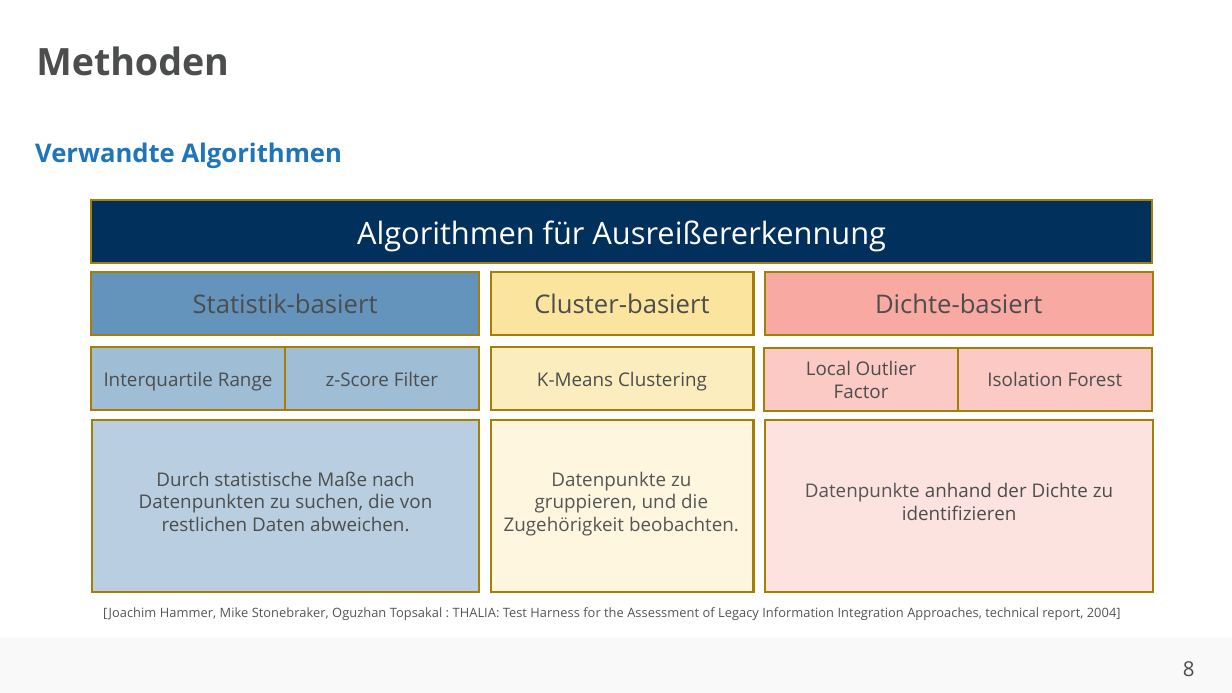
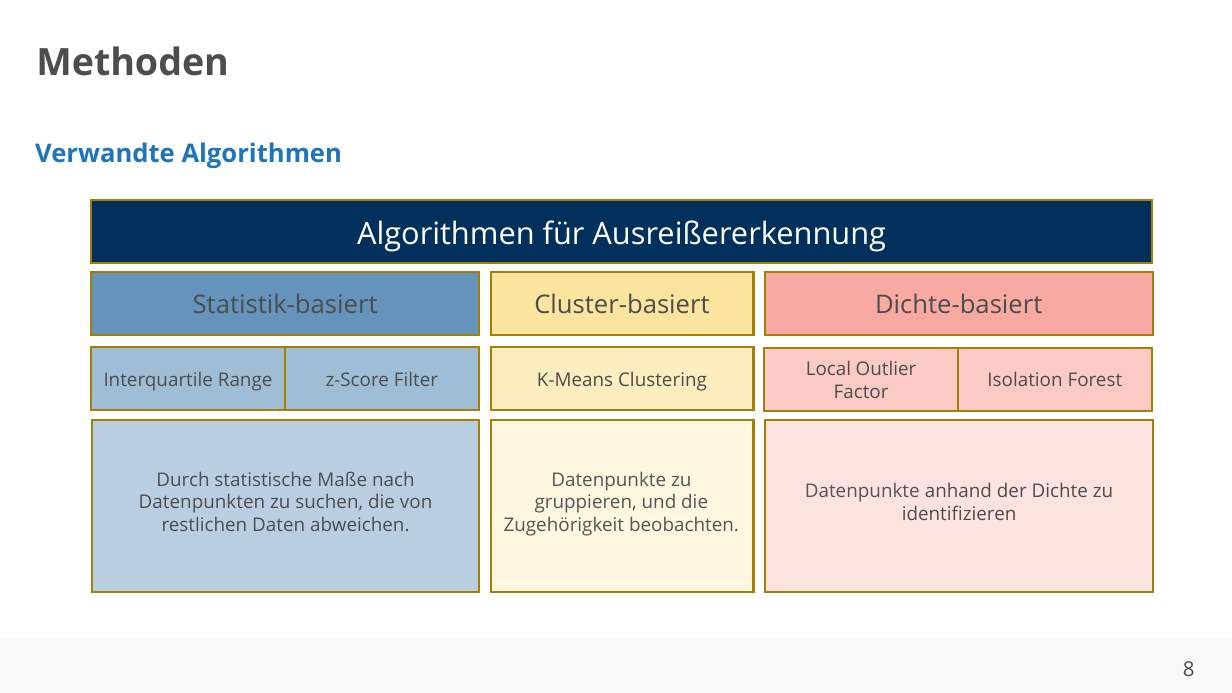
Before and after one commit to ahndavin/Abschlussarbeit_Bachelor, a slide deck: slide 8 of Kolloquium/Kolloquium.pptx. Drawn at 1232x693 pixels with LibreOffice and Linux fonts; fonts in the diff are those of the drawing; background and template pictures are left out. Boxes give left, top, right and bottom in pixels: in the first picture for what was removed or moved away, otherwise in the second. Text is boxed around its words. In the diff, an @@ line names an element or a change of style, - is before the commit and + after.

Commit message:
update

```diff
--- a/Kolloquium/Kolloquium.pptx
+++ b/Kolloquium/Kolloquium.pptx
@@ text removed at [103,607,1121,620] @@
-[Joachim Hammer, Mike Stonebraker, Oguzhan Topsakal : THALIA: Test Harness for the Assessment of Legacy Information Integration Approaches, technical report, 2004]
```
Also in this commit, not shown: 2 other slides changed.
